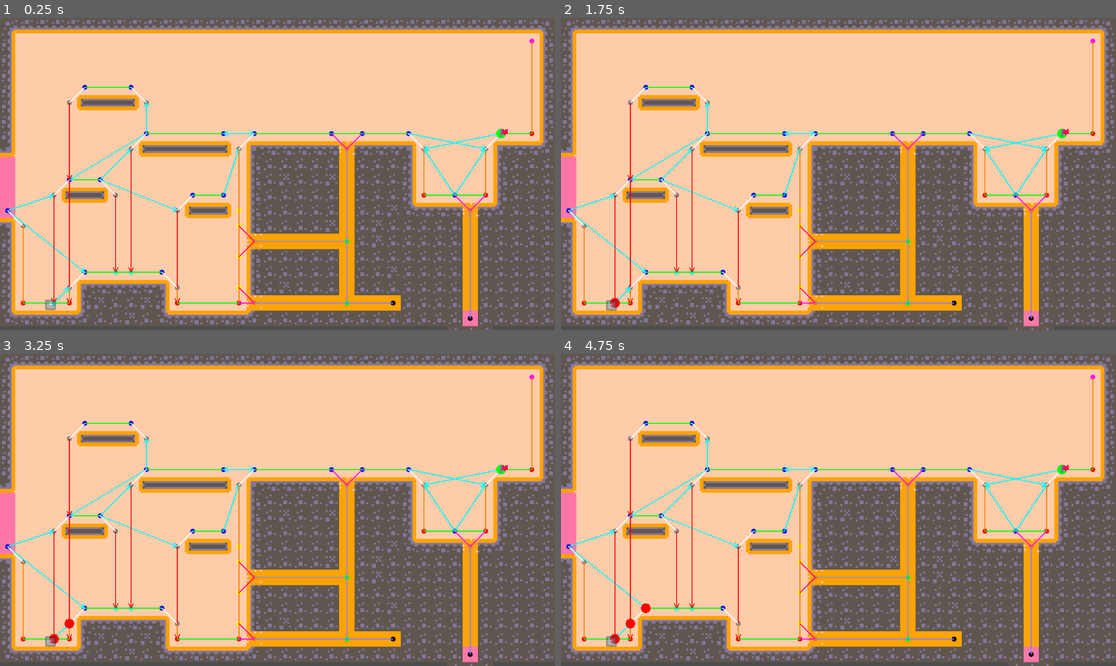
Above: before the commit, frames 1-4 (two rows, left to right).
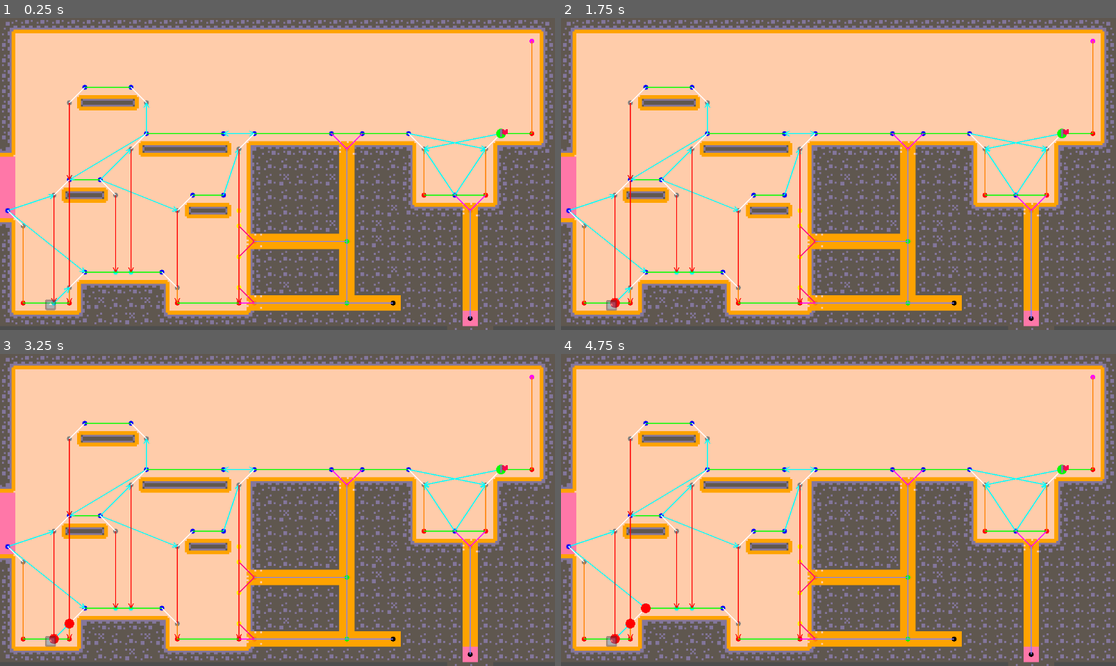
Above: after the commit, the same moments.

Repository: marolmmar1/TFG
Game: Godot game, scene res://Develop/Bioma.tscn
Same seed, same stepped clock (60 frames per second), same inputs: the game is played once before the commit and once after it. The engine's default icon, where the game draws it, is replaced by a stand-in: a white triangle on a blue panel in a dark square.
Inputs:
- Up to frame 1 (0.25 s): no input
- Up to frame 2 (1.75 s): tap Enter at 0.5 s; tap Space at 1.25 s
- Up to frame 3 (3.25 s): tap Enter at 2 s; tap Space at 2.75 s
- Up to frame 4 (4.75 s): tap Enter at 3.5 s; tap Space at 4.25 s

The runs differ from the first frame. In frame 1, 0.1% of the frame differs, in the area x 42-44%, y 41-92%; in frame 2, 0.1%; in frame 3, 0.1%; in frame 4, 0.1%.

Commit message:
fix linking issues

Diff:
--- a/AStar/link_helper.gd
+++ b/AStar/link_helper.gd
@@ -52,12 +52,12 @@
 		var node_a = all_nodes[i]
 		for j in range(i + 1, all_nodes.size()):
 			var node_b = all_nodes[j]
-			if are_walls_connected(node_a, node_b):
+			if are_walls_connected(node_a, node_b, all_nodes):
 				# Add a bidirectional connection
 				astar_nodes[node_a].append(Edge.new(node_a, node_b, Edge.MovementType.CLIMB))
 				astar_nodes[node_b].append(Edge.new(node_b, node_a, Edge.MovementType.CLIMB))
 
-func are_walls_connected(node_a: Vector2i, node_b: Vector2i) -> bool:
+func are_walls_connected(node_a: Vector2i, node_b: Vector2i, nodes) -> bool:
 	# Check if the nodes are in a vertical straight line
 	if node_a.x != node_b.x:
 		return false  # Not in a vertical line
@@ -73,6 +73,11 @@
 		# Check if the current tile itself is terrain
 		if tmhelper.is_terrain(current):
 			return false  # Terrain in the straight line between nodes
+
+		# Check if the current tile already has a node
+		if nodes.has(current):
+			return false
+
 
 		# Determine the side with terrain (left or right)
 		var left = current + Vector2i(-1, 0)
@@ -116,12 +121,12 @@
 		var node_a = all_nodes[i]
 		for j in range(i + 1, all_nodes.size()):
 			var node_b = all_nodes[j]
-			if are_intersection_or_tunnel_gate_or_tunnel_end_connected(node_a, node_b):
+			if are_intersection_or_tunnel_gate_or_tunnel_end_connected(node_a, node_b, all_nodes):
 				# Add a bidirectional connection
 				astar_nodes[node_a].append(Edge.new(node_a, node_b, Edge.MovementType.CRAWL))
 				astar_nodes[node_b].append(Edge.new(node_b, node_a, Edge.MovementType.CRAWL))
 
-func are_intersection_or_tunnel_gate_or_tunnel_end_connected(node_a: Vector2i, node_b: Vector2i) -> bool:
+func are_intersection_or_tunnel_gate_or_tunnel_end_connected(node_a: Vector2i, node_b: Vector2i, nodes) -> bool:
 	# Check if the nodes are in a straight line (horizontal or vertical)
 	if node_a.x != node_b.x and node_a.y != node_b.y:
 		return false  # Not in a straight line
@@ -139,6 +144,10 @@
 		# Check if the current tile itself is terrain
 		if tmhelper.is_terrain(current):
 			return false  # Terrain in the straight line between nodes
+
+		# Check if the current tile already has a node
+		if nodes.has(current):
+			return false
 
 		current += direction
 
